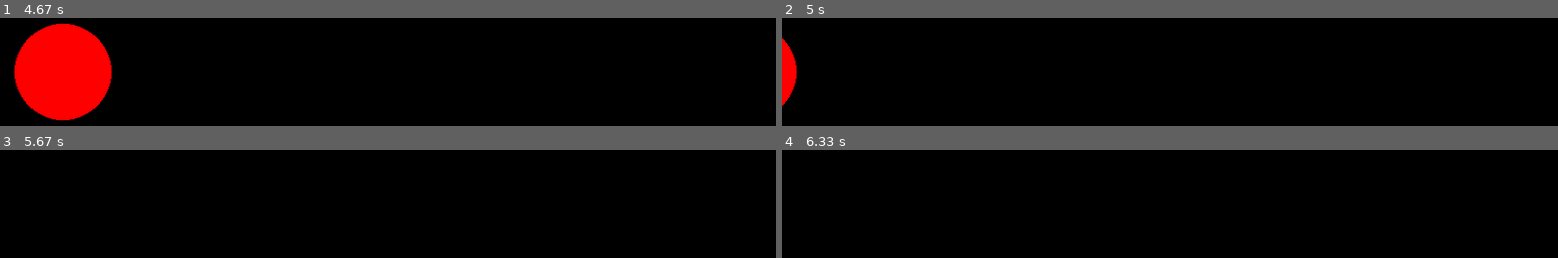
Above: before the commit, frames 1-4 (two rows, left to right).
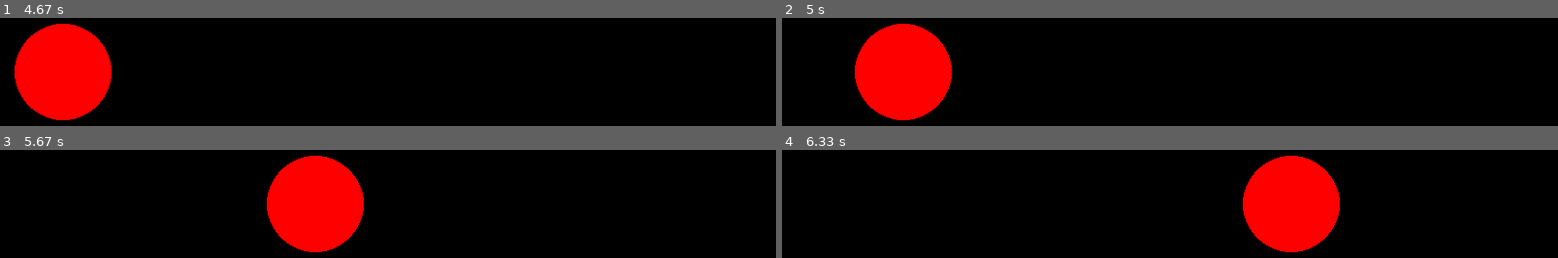
Above: after the commit, the same moments.

Repository: seppevangompel2/pygame
Game: pygame game, started from rondgaande bal.py
The game is run twice, just before and just after one commit, with the same random seed, the same clock (stepped at 60 frames per second) and the same inputs.
Inputs:
- Up to frame 1 (4.67 s): no input
- Up to frame 2 (5 s): no input
- Up to frame 3 (5.67 s): no input
- Up to frame 4 (6.33 s): no input

Frame 1 is identical in both runs. In frame 2, 9.5% of the frame differs, in the area x 0-22%, y 5-95%; in frame 3, 8.7%; in frame 4, 8.7%.

Commit message:
Laat de cirkel botsen

Diff:
--- a/rondgaande bal.py
+++ b/rondgaande bal.py
@@ -22,7 +22,8 @@
     x += speed
     if x + 50 > 800:
         speed = -speed
-
+    if x - 50 < 0:
+        speed = -speed
 
     win.fill((0, 0, 0))
 
